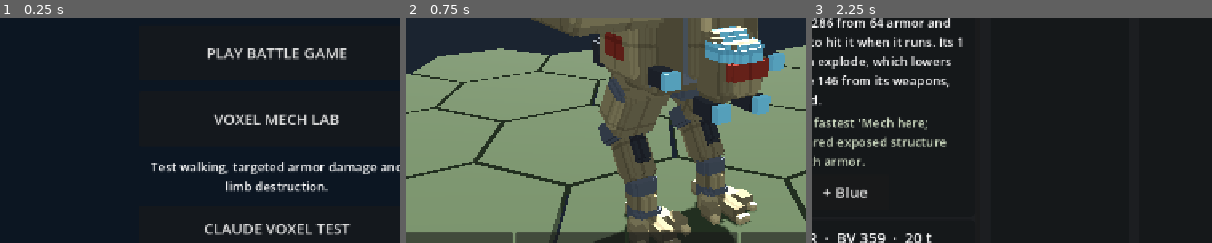
Above: before the commit, frames 1-3 (left to right).
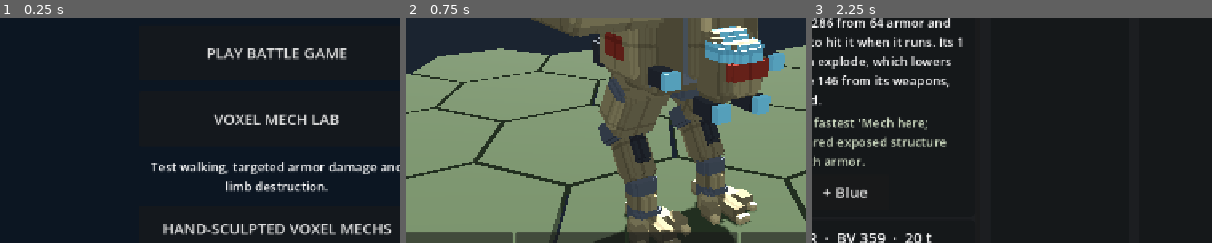
Above: after the commit, the same moments.

Repository: drag0nblad3/BtechMobile
Game: Godot game, scene res://scenes/launcher.tscn
Same seed, same stepped clock (60 frames per second), same inputs: the game is played once before the commit and once after it.
Inputs:
- Up to frame 1 (0.25 s): no input
- Up to frame 2 (0.75 s): click "CLAUDE VOXEL TEST" (after the commit: "HAND-SCULPTED VOXEL MECHS") at 0.5 s
- Up to frame 3 (2.25 s): click "MENU" at 1.25 s; click "PLAY BATTLE GAME" at 2 s
The pictures show only the part of the screen within x 15-65%, y 32-82%; the shares and areas given below are measured in that part.

The runs differ from the first frame. In frame 1, 1.9% of the frame differs, in the area x 40-98%, y 91-97%; in frame 2, nothing differs; in frame 3, nothing differs.

Commit message:
Expose the new hand-authored voxel gallery on launcher

Diff:
--- a/src/view/menu/game_launcher.gd
+++ b/src/view/menu/game_launcher.gd
@@ -30,7 +30,7 @@
 	lab.name = "VoxelLabButton"
 	var caption := UiKit.label(column, "Test walking, targeted armor damage and limb destruction.", UiKit.SMALL)
 	caption.horizontal_alignment = HORIZONTAL_ALIGNMENT_CENTER
-	var vx := UiKit.button(column, "CLAUDE VOXEL TEST", _open_vx, Vector2(0, 72))
+	var vx := UiKit.button(column, "HAND-SCULPTED VOXEL MECHS", _open_vx, Vector2(0, 72))
 	vx.name = "VxShowcaseButton"
 
 
